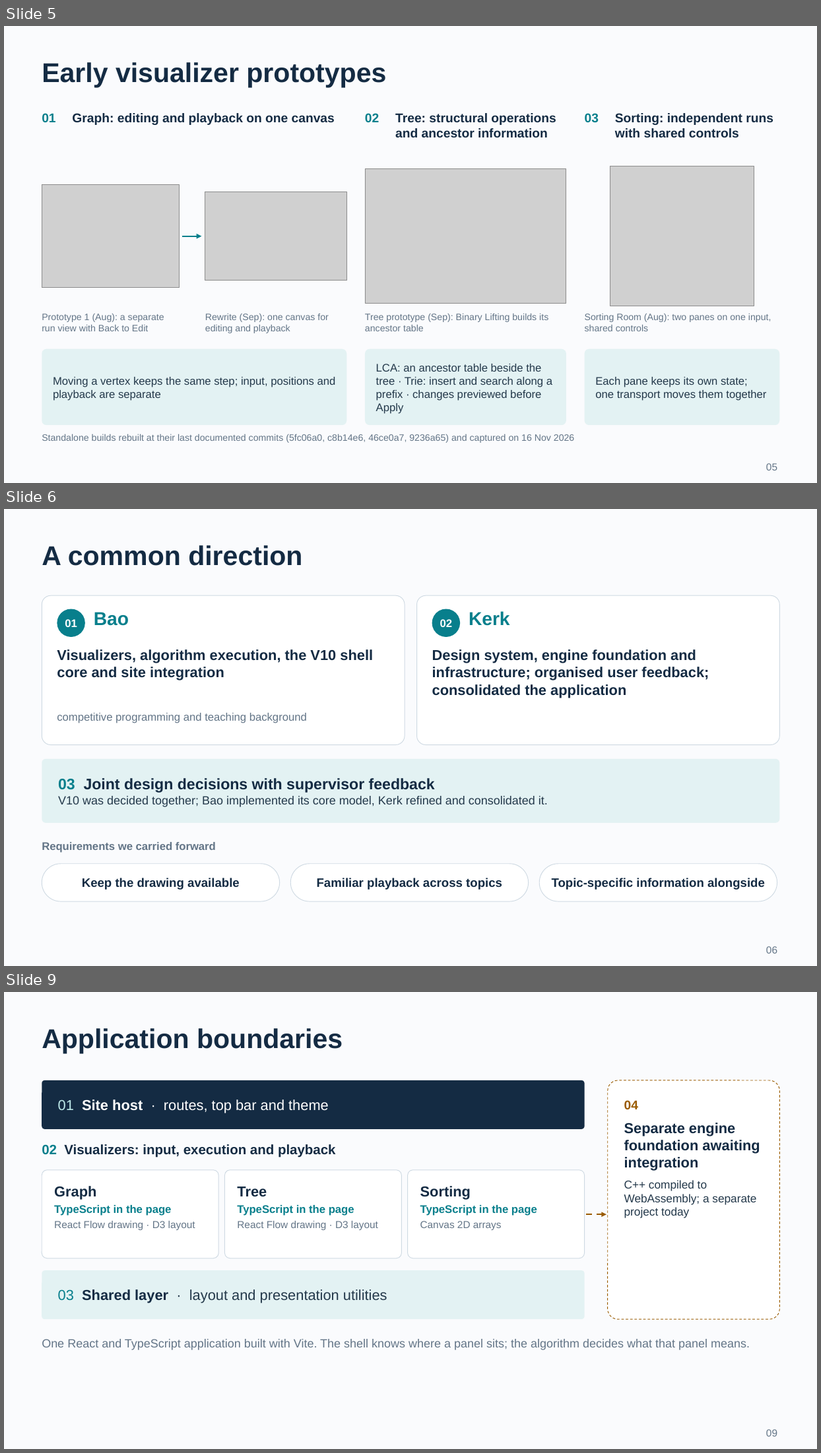
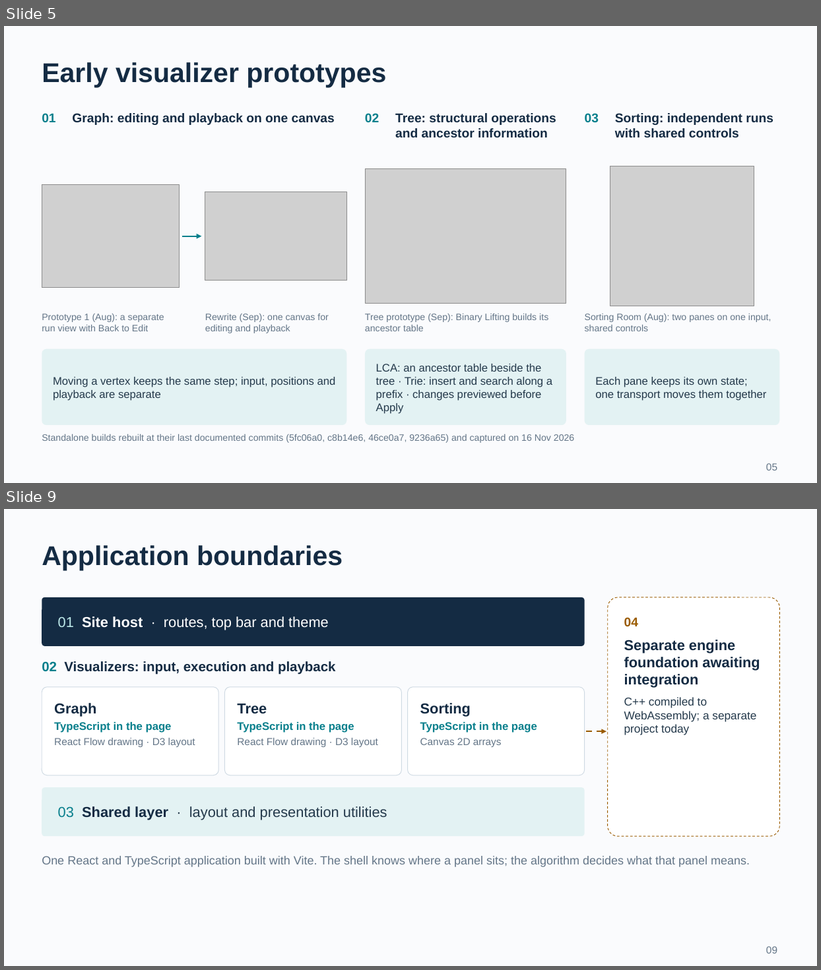
Before and after one commit to BJoozz/docsforfyp, a slide deck: presentation/VisuAlgo_CA_Presentation.pptx. Shown one above the other, each under a label of ours: slides 5, 6 and 9 before the commit, slides 5 and 9 after it; the slides between them are not shown. The pictures are 821x1453 and 821x970 pixels, drawn with LibreOffice and Linux fonts; fonts in the diff are those of the drawing; grey boxes stand for pictures. Boxes give left, top, right and bottom in pixels: in the first picture for what was removed or moved away, otherwise in the second. Text is boxed around its words. In the diff, an @@ line names an element or a change of style, - is before the commit and + after.

```diff
--- a/presentation/VisuAlgo_CA_Presentation.pptx
+++ b/presentation/VisuAlgo_CA_Presentation.pptx
@@ slide 6 removed at [4,509,817,966], background #FAFBFD @@
@@ text removed at [42,545,302,566] @@
-A common direction
@@ rounded rectangle removed at [42,595,405,745] @@
@@ rounded rectangle removed at [417,595,780,745] @@
@@ ellipse removed at [57,609,85,637] @@
-01
@@ text removed at [94,612,129,626] @@
-Bao
@@ ellipse removed at [432,609,460,637] @@
-02
@@ text removed at [469,611,510,626] @@
-Kerk
@@ text removed at [57,650,373,681] @@
-Visualizers, algorithm execution, the V10 shell core and site integration
@@ text removed at [432,650,709,698] @@
-Design system, engine foundation and infrastructure; organised user feedback; consolidated the application
@@ text removed at [57,713,307,723] @@
-competitive programming and teaching background
@@ rounded rectangle removed at [42,759,780,823] @@
-03 Joint design decisions with supervisor feedback
-V10 was decided together; Bao implemented its core model, Kerk refined and consolidated it.
@@ text removed at [42,842,216,853] @@
-Requirements we carried forward
@@ rounded rectangle removed at [42,864,280,902] @@
-Keep the drawing available
@@ rounded rectangle removed at [290,864,529,902] @@
-Familiar playback across topics
@@ rounded rectangle removed at [539,864,778,902] @@
-Topic-specific information alongside
@@ text removed at [766,947,778,954] @@
-06
```
Also in this commit, not shown: 3 slides added, 2 other slides removed, 19 other files.
